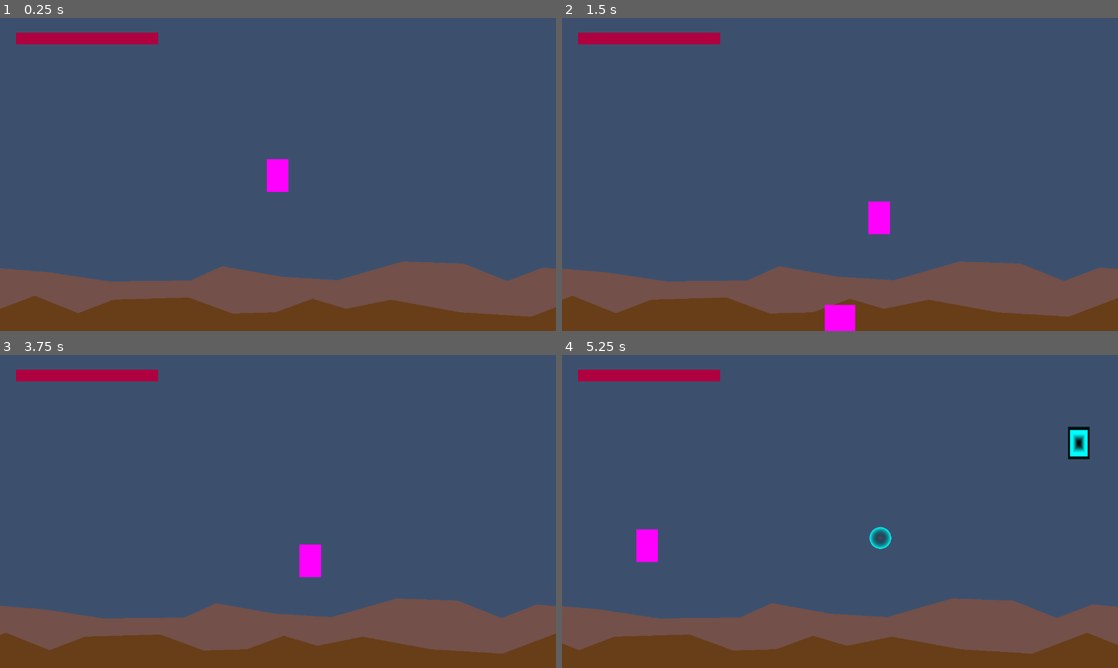
Above: before the commit, frames 1-4 (two rows, left to right).
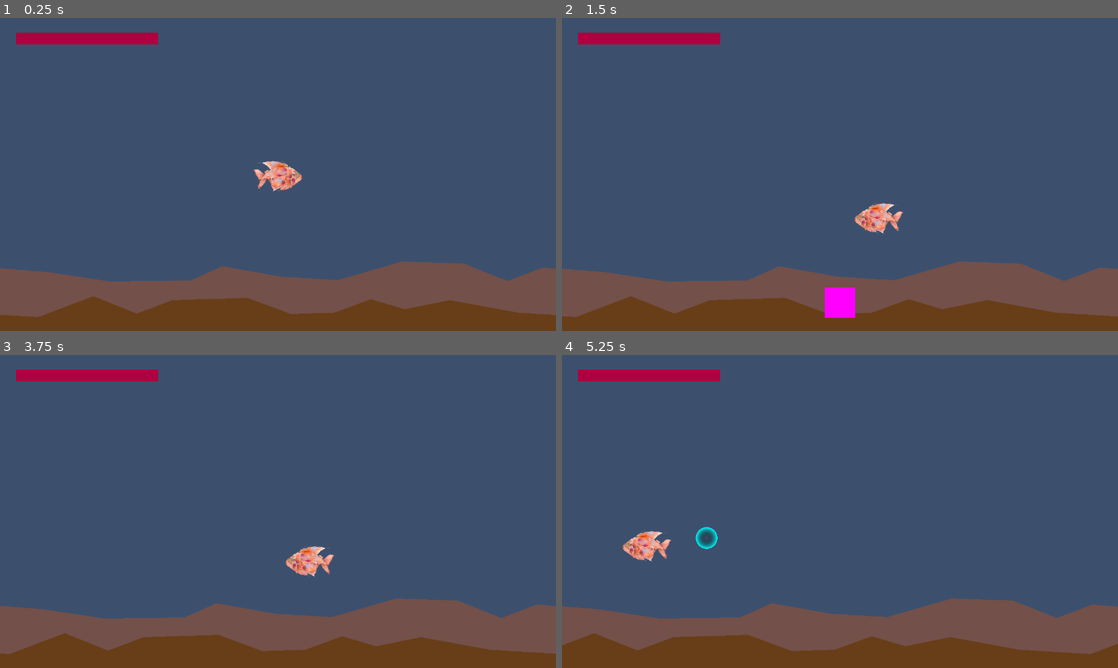
Above: after the commit, the same moments.

Repository: endertitan100/Ocusuk
Game: Godot game, scene res://Game.tscn
Same seed, same stepped clock (60 frames per second), same inputs: the game is played once before the commit and once after it.
Inputs:
- Up to frame 1 (0.25 s): no input
- Up to frame 2 (1.5 s): hold D (right) 0.53-1.28 s; hold S (dive) 0.53-1.28 s; tap Space (jump) at 0.77 s; hold A (left) from 1.28 s (still down); tap E (openInv) at 1.35 s
- Up to frame 3 (3.75 s): tap Space (jump) at 1.52, 2.75, 3.02 s; tap Enter at 2, 3.5 s; release A (left) at 2.03 s; hold Q (shoot) 2.03-2.78 s; hold D (right) 2.03-3.53 s; tap S (dive) at 2.85 s; hold A (left) from 3.53 s (still down); hold E (openInv) from 3.53 s (still down)
- Up to frame 4 (5.25 s): keep holding A (left); tap Space (jump) at 3.77, 4.52 s; release E (openInv) at 4.28 s; tap Q (shoot) at 4.35 s; hold S (dive) from 5.03 s (still down)

The runs differ from the first frame. In frame 1, 3.0% of the frame differs, in the area x 0-100%, y 45-96%; in frame 2, 3.3%; in frame 3, 3.0%; in frame 4, 3.7%, in the area x 0-100%, y 22-96%.

Commit message:
Added Player Sprite

Diff:
--- a/Controller.gd
+++ b/Controller.gd
@@ -17,8 +17,12 @@
 
 func HandleMovement(delta):
 	var Diving = false
-	if Input.is_action_pressed("left"): Velocity.x -= MoveSpeed*delta
-	if Input.is_action_pressed("right"): Velocity.x += MoveSpeed*delta
+	if Input.is_action_pressed("left"):
+		Velocity.x -= MoveSpeed*delta
+		get_node("Sprite2D").flip_h = false
+	if Input.is_action_pressed("right"):
+		Velocity.x += MoveSpeed*delta
+		get_node("Sprite2D").flip_h = true
 	if Input.is_action_pressed("dive"):
 		Velocity.y += MoveSpeed*delta
 		Diving = true
--- a/Game.tscn
+++ b/Game.tscn
@@ -1,18 +1,19 @@
-[gd_scene load_steps=16 format=3 uid="uid://cbuysclfonfg7"]
-
+[gd_scene load_steps=18 format=3 uid="uid://cbuysclfonfg7"]
+
+[ext_resource type="Texture2D" uid="uid://btdfcgy74ytox" path="res://Player.png" id="2_egoom"]
 [ext_resource type="Script" path="res://enemy_spawner.gd" id="2_fm45t"]
 [ext_resource type="Script" path="res://Controller.gd" id="2_r31fr"]
 [ext_resource type="Script" path="res://UI.gd" id="3_s7rxw"]
 
+[sub_resource type="CanvasItemMaterial" id="CanvasItemMaterial_qg2qc"]
+
 [sub_resource type="QuadMesh" id="QuadMesh_7jaae"]
-size = Vector2(50, 75)
 subdivide_width = 1
 subdivide_depth = 1
 
-[sub_resource type="PlaceholderTexture2D" id="PlaceholderTexture2D_vjk5q"]
-
-[sub_resource type="RectangleShape2D" id="RectangleShape2D_6wafx"]
-size = Vector2(75.2353, 74)
+[sub_resource type="CapsuleShape2D" id="CapsuleShape2D_n6vkf"]
+radius = 31.0
+height = 166.667
 
 [sub_resource type="Theme" id="Theme_d28jh"]
 
@@ -21,6 +22,9 @@
 
 [sub_resource type="StyleBoxFlat" id="StyleBoxFlat_n733s"]
 bg_color = Color(0.685423, 0, 0.245244, 1)
+
+[sub_resource type="RectangleShape2D" id="RectangleShape2D_6wafx"]
+size = Vector2(169.697, 74)
 
 [sub_resource type="Curve" id="Curve_ypnrl"]
 _data = [Vector2(0, 1), 0.0, 0.0, 0, 0, Vector2(0.504983, 0.696262), 0.0, 0.0, 0, 0, Vector2(0.754153, 0.50534), 0.0, 0.0, 0, 0, Vector2(1, 0.0106809), 0.0, 0.0, 0, 0]
@@ -87,8 +91,8 @@
 [node name="Camera2D" type="Camera2D" parent="."]
 
 [node name="Player" type="MeshInstance2D" parent="."]
+material = SubResource("CanvasItemMaterial_qg2qc")
 mesh = SubResource("QuadMesh_7jaae")
-texture = SubResource("PlaceholderTexture2D_vjk5q")
 script = ExtResource("2_r31fr")
 WaveSurgePower = 1.0
 
@@ -96,7 +100,9 @@
 scale = Vector2(0.66, 1)
 
 [node name="CollisionShape2D" type="CollisionShape2D" parent="Player/Area2D"]
-shape = SubResource("RectangleShape2D_6wafx")
+position = Vector2(-1.51515, 0)
+rotation = 1.5708
+shape = SubResource("CapsuleShape2D_n6vkf")
 
 [node name="Health" type="ProgressBar" parent="Player"]
 top_level = true
@@ -112,6 +118,13 @@
 value = 100.0
 show_percentage = false
 
+[node name="Sprite2D" type="Sprite2D" parent="Player"]
+scale = Vector2(0.1, 0.1)
+texture = ExtResource("2_egoom")
+flip_h = true
+region_enabled = true
+region_rect = Rect2(0, 0, 1155.53, 769.323)
+
 [node name="Floor" type="Area2D" parent="."]
 position = Vector2(0, 360)
 scale = Vector2(17, 1)
@@ -138,9 +151,12 @@
 
 [node name="EnemySpawner" type="Node2D" parent="."]
 script = ExtResource("2_fm45t")
+SpawnTime = 400
+SpawnRange = 1000
 
 [node name="FG" type="Parallax2D" parent="."]
 scroll_scale = Vector2(1.3, 1)
+scroll_offset = Vector2(135, 1)
 repeat_size = Vector2(1270, 0)
 autoscroll = Vector2(-50, 0)
 repeat_times = 3
@@ -169,9 +185,9 @@
 anchor_left = 0.5
 anchor_right = 0.5
 offset_left = -360.0
-offset_top = 300.0
+offset_top = 260.0
 offset_right = 360.0
-offset_bottom = 370.0
+offset_bottom = 330.0
 grow_horizontal = 2
 size_flags_horizontal = 3
 size_flags_vertical = 4
--- a/bubble.gd
+++ b/bubble.gd
@@ -3,9 +3,12 @@
 var Velocity = Vector2(0,0)
 # Called when the node enters the scene tree for the first time.
 func _ready():
-	Velocity.x = 50
+	pass
 
-
+func _enter_tree():
+	var FaceRight = get_parent().get_node("Player/Sprite2D").flip_h
+	if FaceRight: Velocity.x = 50
+	else: Velocity.x = -50
 # Called every frame. 'delta' is the elapsed time since the previous frame.
 func _process(delta):
 	Velocity.x *= 0.8
@@ -13,5 +16,5 @@
 
 	position += Velocity
 
-	if position.y < -360:
+	if position.y < -400:
 		queue_free()
--- a/enemy_spawner.gd
+++ b/enemy_spawner.gd
@@ -3,6 +3,8 @@
 var Random = RandomNumberGenerator.new()
 var LastSpawn:int = 0
 var BaseEnemy = preload("res://enemy.tscn")
+@export var SpawnTime:int
+@export var SpawnRange:int
 # Called when the node enters the scene tree for the first time.
 func _ready():
 	pass # Replace with function body.
@@ -10,7 +12,9 @@
 
 # Called every frame. 'delta' is the elapsed time since the previous frame.
 func _process(_delta):
-	if Time.get_ticks_msec() - LastSpawn > Random.randi_range(4200,10400):
+	var Min = SpawnTime * 1000
+	var Max = Min + SpawnRange * 1000
+	if Time.get_ticks_msec() - LastSpawn > Random.randi_range(Min,Max):
 		LastSpawn = Time.get_ticks_msec()
 
 		var enemy_instance = BaseEnemy.instantiate()
Binary file added: Player.png
Not shown, added: Player.png.import
